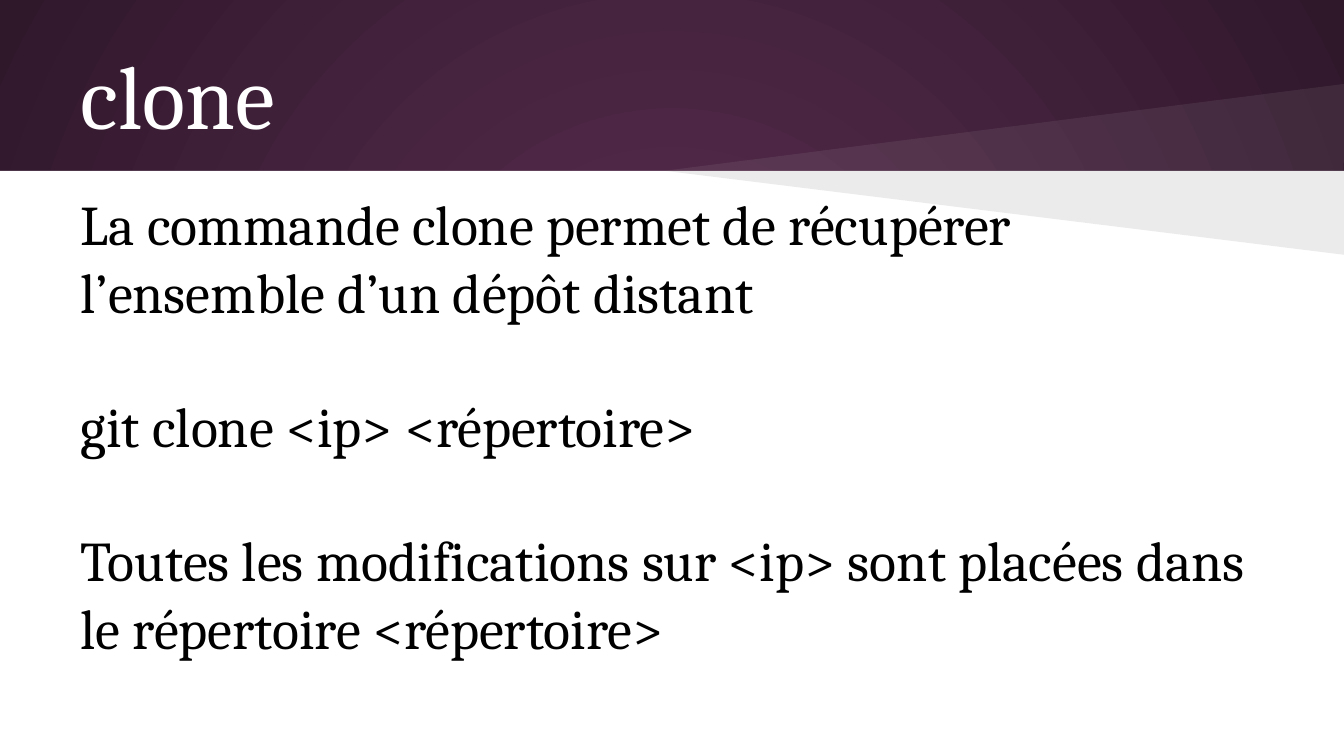
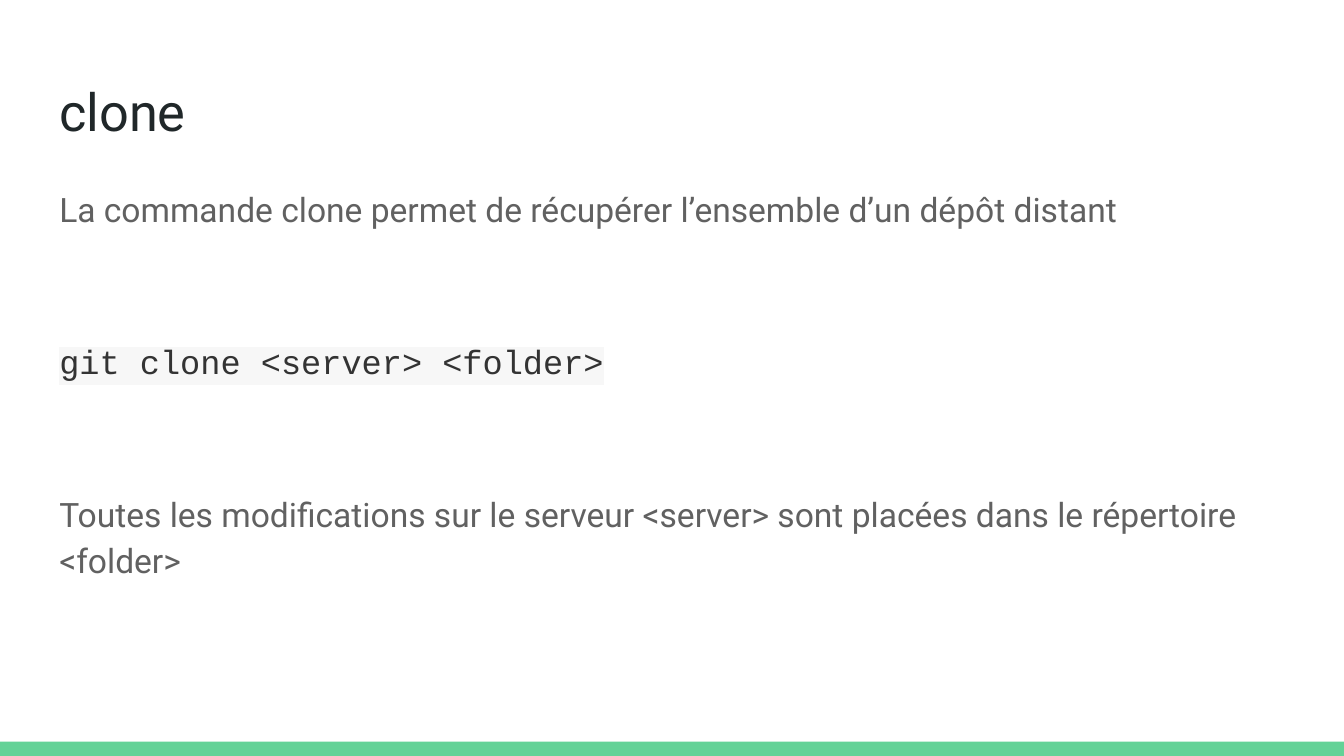
Before and after one commit to olivier-pitton/dant, a slide deck: slide 12 of git/Cours Git.pptx. Drawn at 1344x756 pixels with LibreOffice and Linux fonts; fonts in the diff are those of the drawing. Boxes give left, top, right and bottom in pixels: in the first picture for what was removed or moved away, otherwise in the second. Text is boxed around its words. In the diff, an @@ line names an element or a change of style, - is before the commit and + after.

```diff
--- a/git/Cours Git.pptx
+++ b/git/Cours Git.pptx
@@ background gradient #592D50 to #30182B to #FFFFFF @@
@@ title "clone" moved from (x1=81, y1=66, x2=275, y2=130) to (x1=59, y1=91, x2=185, y2=132) @@
@@ title "clone" at (x1=59, y1=91, x2=185, y2=132): size 48 to 28 pt, font Cambria to Roboto, text colour #FFFFFF to #202729; vertical alignment middle to top @@
@@ freeform shape removed at (x1=665, y1=83, x2=1344, y2=171) @@
@@ rectangle removed at (x1=0, y1=171, x2=1344, y2=755) @@
@@ text "La commande clone permet de ..." moved from (x1=81, y1=205, x2=1245, y2=661) to (x1=59, y1=197, x2=1237, y2=574) @@
@@ freeform shape removed at (x1=665, y1=171, x2=1344, y2=254) @@
@@ text at (x1=59, y1=197, x2=1117, y2=229): size 30 to 18 pt, font Cambria to Roboto, text colour #000000 to #616161 in "La commande clone permet de récupérer l’ensemble ..."; line spacing 1 to 1.15; more space between paragraphs @@
@@ text at (x1=59, y1=350, x2=1237, y2=574): text changed; size 30 to 18 pt; font Cambria to Roboto; text colour #000000 to #616161 @@
-git clone <ip> <répertoire>
-Toutes les modifications sur <ip> sont placées dans le répertoire <répertoire>
+git clone <server> <folder>
+Toutes les modifications sur le serveur <server> sont placées dans le répertoire <folder>
@@ rectangle added at (x1=0, y1=742, x2=1344, y2=756), fill #63D297 @@
```
Also in this commit, not shown: 33 other slides changed, 4 slides removed, 1 other file.
